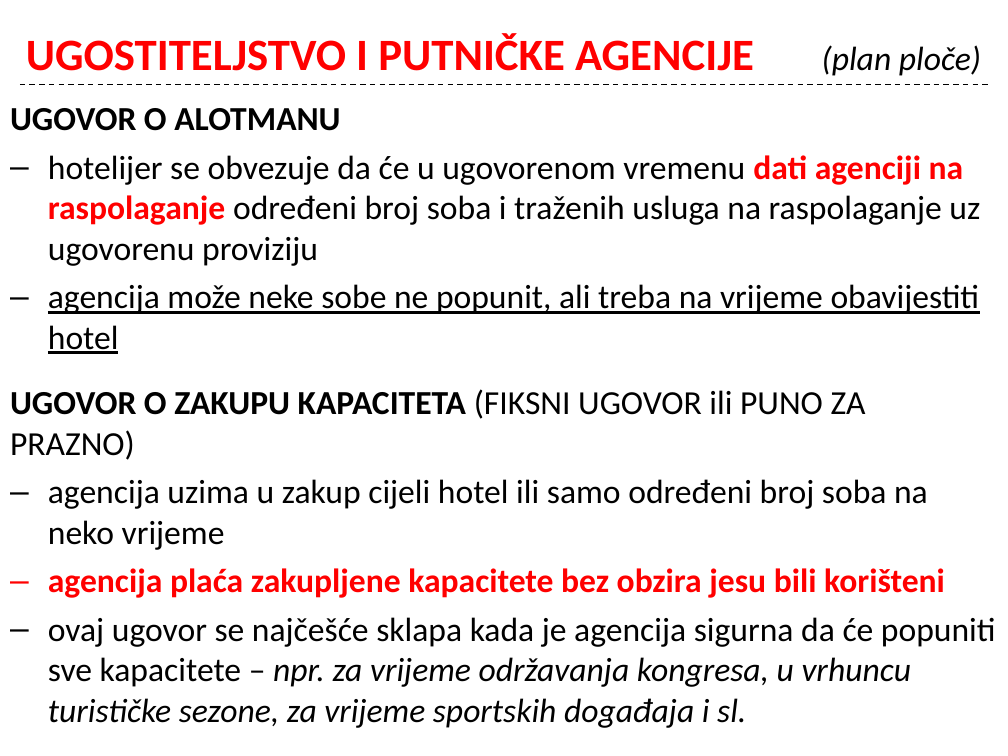
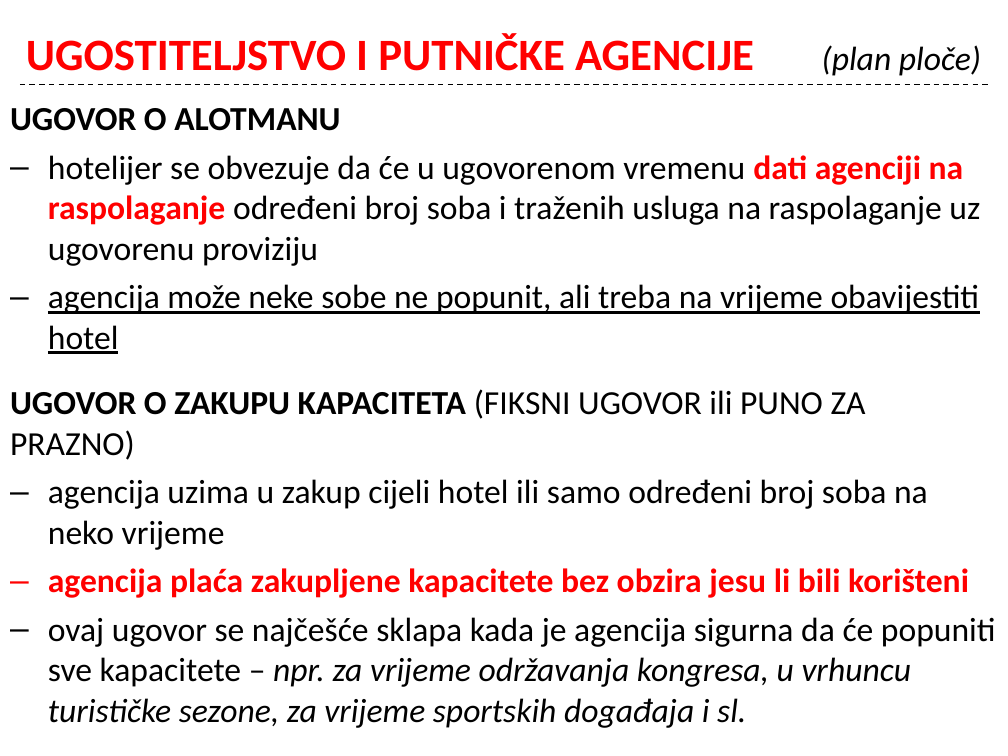
Before and after one commit to cornx/print, a slide deck: slide 21 of data/organizacija/002_Ugostiteljstvo_kao_gosp_djelatnost.pptx (slide 19 before the commit). Drawn at 1008x756 pixels with LibreOffice and Linux fonts; fonts in the diff are those of the drawing. Boxes give left, top, right and bottom in pixels: in the first picture for what was removed or moved away, otherwise in the second. Text is boxed around its words. In the diff, an @@ line names an element or a change of style, - is before the commit and + after.

```diff
--- a/data/organizacija/002_Ugostiteljstvo_kao_gosp_djelatnost.pptx
+++ b/data/organizacija/002_Ugostiteljstvo_kao_gosp_djelatnost.pptx
@@ text at (48, 568, 969, 598): text changed @@
-– agencija plaća zakupljene kapacitete bez obzira jesu bili korišteni
+– agencija plaća zakupljene kapacitete bez obzira jesu li bili korišteni
```
Also in this commit, not shown: 8 other slides changed, 2 slides added.
